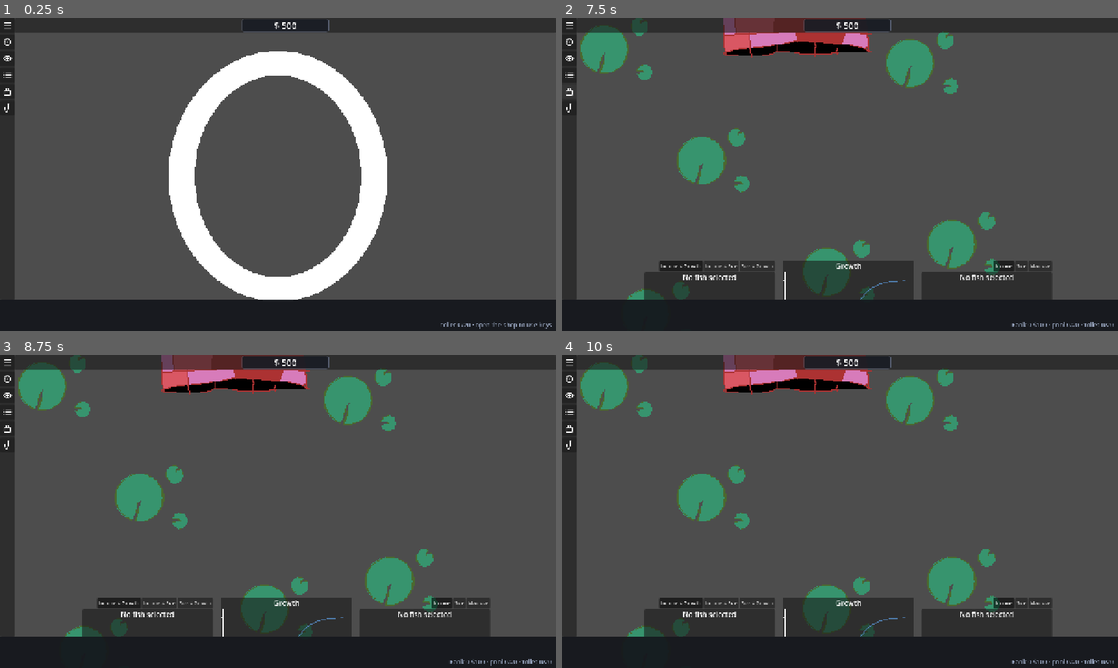
Above: before the commit, frames 1-4 (two rows, left to right).
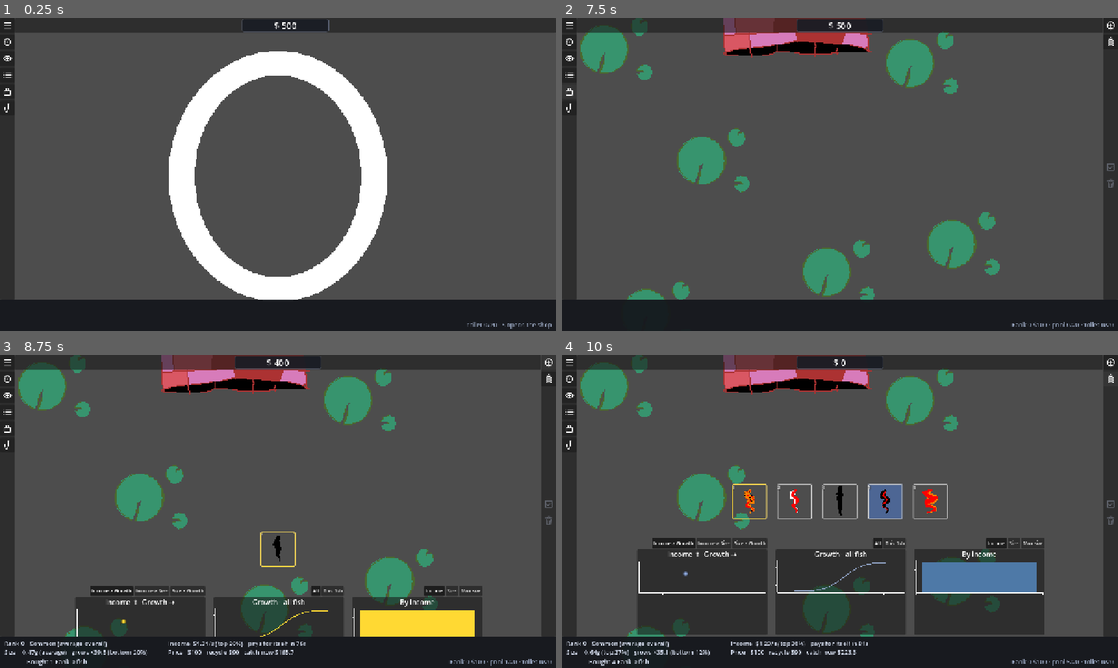
Above: after the commit, the same moments.

Repository: frnklnnlsn/koi-idle
Game: Godot game, scene res://game_parts/user_interface/scenes/main_UI.tscn
Two runs of this game, one before a commit and one after it. Both use one fixed random seed, a clock stepped at 60 frames per second and the inputs below.
Inputs (mouse positions are in pixels of both pictures, inside the frame that each line leads up to):
- Up to frame 1 (0.25 s): no input
- Up to frame 2 (7.5 s): click (567, 24) at 0.5 s; click (567, 108) at 1.25 s; click (567, 108) at 2 s; click (567, 43) at 2.75 s; click (567, 58) at 3.5 s; click (567, 74) at 4.25 s; click "Income" at 5 s; click "Size" at 5.75 s; click "Max size" at 6.5 s; click (567, 89) at 7.25 s
- Up to frame 3 (8.75 s): click (550, 361) at 8.02 s
- Up to frame 4 (10 s): click (840, 549) at 8.77 s; click (1112, 380) at 9.52 s

The runs differ from the first frame. In frame 1, 0.2% of the frame differs, in the area x 79-100%, y 97-100%; in frame 2, 10%; in frame 3, 8.3%; in frame 4, 19%, in the area x 0-100%, y 0-100%.

Commit message:
Shop right bar: buy buttons, keep/trash lights, card drag, S key
- Right-hand bar (mirrors the left sidebar), shown only while the shop is
  open: Buy and Buy max buttons at the top, Keep and Trash indicator
  lights in the middle.
- Cards can be dragged: up out of the card row keeps the fish, down
  recycles it, the row itself is neutral. The lights (and the dragged
  copy's border) go green / red while over a zone; dropping acts, the
  result shows in the terminal. A short press is still a click.
- S opens / closes the shop from anywhere (CommandLine.global_keys).

Co-Authored-By: Claude Opus 5.5 <noreply@anthropic.com>
Claude-Session: https://claude.ai/code/session_01Cx3ba4Bfd3JXrRR7b6ZjYY

Diff:
--- a/koi-idle-godot/game_parts/user_interface/scenes/main_UI.tscn
+++ b/koi-idle-godot/game_parts/user_interface/scenes/main_UI.tscn
@@ -18,6 +18,10 @@
 [ext_resource type="Texture2D" path="res://art/ui_icons/list.png" id="16_ic_list"]
 [ext_resource type="Texture2D" path="res://art/ui_icons/shop.png" id="17_ic_shop"]
 [ext_resource type="Texture2D" path="res://art/ui_icons/fishing.png" id="18_ic_fish"]
+[ext_resource type="Texture2D" path="res://art/ui_icons/buy.png" id="19_ic_buy"]
+[ext_resource type="Texture2D" path="res://art/ui_icons/buy_max.png" id="20_ic_buymax"]
+[ext_resource type="Texture2D" path="res://art/ui_icons/keep.png" id="21_ic_keep"]
+[ext_resource type="Texture2D" path="res://art/ui_icons/trash.png" id="22_ic_trash"]
 
 [sub_resource type="StyleBoxFlat" id="StyleBoxFlat_money"]
 content_margin_left = 8.0
@@ -214,6 +218,67 @@
 icon = ExtResource("18_ic_fish")
 icon_alignment = 1
 
+[node name="ShopBar" type="PanelContainer" parent="."]
+unique_name_in_owner = true
+visible = false
+custom_minimum_size = Vector2(34, 0)
+layout_mode = 1
+anchors_preset = 11
+anchor_left = 1.0
+anchor_right = 1.0
+anchor_bottom = 1.0
+offset_left = -34.0
+grow_horizontal = 0
+grow_vertical = 2
+
+[node name="Items" type="VBoxContainer" parent="ShopBar"]
+layout_mode = 2
+theme_override_constants/separation = 4
+
+[node name="BuyButton" type="Button" parent="ShopBar/Items"]
+unique_name_in_owner = true
+custom_minimum_size = Vector2(34, 34)
+layout_mode = 2
+tooltip_text = "Buy one fish of the current rank  (b)"
+focus_mode = 0
+icon = ExtResource("19_ic_buy")
+icon_alignment = 1
+
+[node name="BuyMaxButton" type="Button" parent="ShopBar/Items"]
+unique_name_in_owner = true
+custom_minimum_size = Vector2(34, 34)
+layout_mode = 2
+tooltip_text = "Fill the pool: buy as many as fit and you can afford  (B)"
+focus_mode = 0
+icon = ExtResource("20_ic_buymax")
+icon_alignment = 1
+
+[node name="TopGap" type="Control" parent="ShopBar/Items"]
+layout_mode = 2
+size_flags_vertical = 3
+mouse_filter = 2
+
+[node name="KeepLight" type="TextureRect" parent="ShopBar/Items"]
+unique_name_in_owner = true
+custom_minimum_size = Vector2(34, 34)
+layout_mode = 2
+tooltip_text = "Lights up while a card is dragged up to keep it"
+texture = ExtResource("21_ic_keep")
+stretch_mode = 3
+
+[node name="TrashLight" type="TextureRect" parent="ShopBar/Items"]
+unique_name_in_owner = true
+custom_minimum_size = Vector2(34, 34)
+layout_mode = 2
+tooltip_text = "Lights up while a card is dragged down to recycle it"
+texture = ExtResource("22_ic_trash")
+stretch_mode = 3
+
+[node name="BottomGap" type="Control" parent="ShopBar/Items"]
+layout_mode = 2
+size_flags_vertical = 3
+mouse_filter = 2
+
 [node name="CommandLine" parent="." instance=ExtResource("12_cmdl")]
 unique_name_in_owner = true
 layout_mode = 1
@@ -223,3 +288,5 @@
 [connection signal="pressed" from="Sidebar/Buttons/List" to="." method="_on_list_pressed"]
 [connection signal="pressed" from="Sidebar/Buttons/Shop" to="." method="_on_shop_pressed"]
 [connection signal="pressed" from="Sidebar/Buttons/GoFishing" to="." method="_on_go_fishing_pressed"]
+[connection signal="pressed" from="ShopBar/Items/BuyButton" to="." method="_on_buy_pressed"]
+[connection signal="pressed" from="ShopBar/Items/BuyMaxButton" to="." method="_on_buy_max_pressed"]
--- a/koi-idle-godot/game_parts/user_interface/scenes/main_ui.gd
+++ b/koi-idle-godot/game_parts/user_interface/scenes/main_ui.gd
@@ -12,12 +12,28 @@
 @onready var _main_column: VBoxContainer = $VBoxContainer
 ## Icon buttons down the left edge (menu, flush, view, list, shop, fishing).
 @onready var _sidebar: Control = %Sidebar
+## Shop-only bar down the right edge: buy buttons, keep / trash lights.
+@onready var _shop_bar: Control = %ShopBar
+@onready var _keep_light: TextureRect = %KeepLight
+@onready var _trash_light: TextureRect = %TrashLight
+
+## Light colours while a card is dragged into a zone; OFF otherwise.
+@export var keep_on := Color(0.3, 0.9, 0.4)
+@export var trash_on := Color(1.0, 0.3, 0.3)
+@export var light_off := Color(0.45, 0.47, 0.52, 0.7)
 
 # ── Lifecycle ─────────────────────────────────────────────────────────────────
 func _ready() -> void:
 	# Keys drive the shop while it's open.
 	command_line.target_provider = func(): return shop_ui if shop_ui.visible else null
 	command_line.resized.connect(_fit_above_terminal)
+	# S opens / closes the shop from anywhere.
+	command_line.global_keys["s"] = _on_shop_pressed
+	shop_ui.visibility_changed.connect(_on_shop_visibility)
+	shop_ui.drag_zone_changed.connect(_on_drag_zone)
+	shop_ui.action_message.connect(command_line.say)
+	_on_shop_visibility()
+	_on_drag_zone("")
 	_fit_above_terminal()
 
 
@@ -27,7 +43,27 @@
 	var h := command_line.size.y if command_line.visible else 0.0
 	_main_column.offset_bottom = -h
 	_sidebar.offset_bottom = -h
+	_shop_bar.offset_bottom = -h
 	_main_column.offset_left = _sidebar.size.x
+	_main_column.offset_right = -_shop_bar.size.x if _shop_bar.visible else 0.0
+
+
+func _on_shop_visibility() -> void:
+	_shop_bar.visible = shop_ui.visible
+	_fit_above_terminal()
+
+
+func _on_drag_zone(zone: String) -> void:
+	_keep_light.modulate = keep_on if zone == "keep" else light_off
+	_trash_light.modulate = trash_on if zone == "trash" else light_off
+
+
+func _on_buy_pressed() -> void:
+	command_line.say(shop_ui.buy_one())
+
+
+func _on_buy_max_pressed() -> void:
+	command_line.say(shop_ui.fill_pool())
 
 
 func _process(_delta: float) -> void:
--- a/koi-idle-godot/game_parts/user_interface/scripts/command_line.gd
+++ b/koi-idle-godot/game_parts/user_interface/scripts/command_line.gd
@@ -24,6 +24,10 @@
 ## Returns the node keys should go to, or null when nothing takes keys.
 var target_provider: Callable
 
+## Keys that work everywhere, even with no screen taking keys: key name ->
+## Callable (e.g. "s" opens / closes the shop). Checked before anything else.
+var global_keys := {}
+
 ## Look of the fish info lines.
 @export var info_font_size := 14
 @export var info_color := Color(0.85, 0.88, 0.95)
@@ -45,7 +49,7 @@
 func _process(_delta: float) -> void:
 	var target = _target()
 	_status.text = target.command_status() if target \
-		else "toilet %d/%d · open the shop to use keys" % [FishHandler.work_count(), FishHandler.capacity]
+		else "toilet %d/%d · S opens the shop" % [FishHandler.work_count(), FishHandler.capacity]
 	_set_info(target.command_info() if target and target.has_method("command_info") else "")
 
 
@@ -71,10 +75,15 @@
 	# Holding a key only repeats movement.
 	if k.echo and k.keycode not in [KEY_H, KEY_L, KEY_LEFT, KEY_RIGHT]:
 		return
+	var key := VimKeys.key_name(k)
+	# Only when nothing is half typed, so "3s" style input can't misfire.
+	if key in global_keys and _keys.pending() == "" and not k.echo:
+		get_viewport().set_input_as_handled()
+		global_keys[key].call()
+		return
 	var target = _target()
 	if target == null:
 		return
-	var key := VimKeys.key_name(k)
 	if key == "" or key == "enter":
 		return
 	get_viewport().set_input_as_handled()
@@ -140,6 +149,12 @@
 	_message.text = text
 
 
+## Show a message from outside the keys (mouse buttons, card drags).
+func say(text: String) -> void:
+	if text != "":
+		_say(text)
+
+
 func _target():
 	if not target_provider.is_valid():
 		return null
--- a/koi-idle-godot/game_parts/user_interface/scripts/fish_card.gd
+++ b/koi-idle-godot/game_parts/user_interface/scripts/fish_card.gd
@@ -3,7 +3,20 @@
 signal hovered(fish_resource:fish_conf)
 signal unhovered(fish_resource:fish_conf)
 signal selected_deselected(fish_resource:fish_conf)
+## Mouse drag of this card (the shop decides what it means: up = keep,
+## down = trash). Positions are global mouse positions.
+signal drag_started(card: Control, mouse: Vector2)
+signal drag_moved(card: Control, mouse: Vector2)
+signal drag_ended(card: Control, mouse: Vector2)
 var fish_resource:fish_conf
+
+## Pixels the mouse must move with the button held before it counts as a drag
+## rather than a click.
+const DRAG_THRESHOLD := 8.0
+var _press_pos := Vector2.ZERO
+var _pressing := false
+var dragging := false
+var _just_dragged := false
 
 var focused:bool = false
 ## True while the keyboard cursor is on this card.
@@ -15,8 +28,34 @@
 func _ready() -> void:
 	# See-through fish viewport, so the card's rarity colour shows behind it.
 	$SubViewportContainer/FishViewport.transparent_bg = true
+	$card_button.gui_input.connect(_on_button_input)
 	if fish_resource:
 		_apply_rarity()
+
+
+## The fish picture, for drawing a copy of the card while it's dragged.
+func fish_texture() -> Texture2D:
+	return $SubViewportContainer/FishViewport.get_texture()
+
+
+func _on_button_input(event: InputEvent) -> void:
+	if event is InputEventMouseButton and event.button_index == MOUSE_BUTTON_LEFT:
+		if event.pressed:
+			_pressing = true
+			_press_pos = event.global_position
+		else:
+			_pressing = false
+			if dragging:
+				dragging = false
+				_just_dragged = true   # so this release isn't also a click...
+				set_deferred("_just_dragged", false)   # ...but only this one
+				drag_ended.emit(self, event.global_position)
+	elif event is InputEventMouseMotion and _pressing:
+		if not dragging and event.global_position.distance_to(_press_pos) > DRAG_THRESHOLD:
+			dragging = true
+			drag_started.emit(self, event.global_position)
+		if dragging:
+			drag_moved.emit(self, event.global_position)
 
 
 ## Background colour by the fish's combined rarity across all three stats
@@ -40,6 +79,9 @@
 	move_child(bg, 0)   # behind the fish and the button
 
 func _on_card_button_pressed():
+	if _just_dragged:
+		_just_dragged = false
+		return
 
 	#print(self.has_theme_stylebox("normal"))
 	if focused == false:
--- a/koi-idle-godot/game_parts/user_interface/scripts/shop_ui.gd
+++ b/koi-idle-godot/game_parts/user_interface/scripts/shop_ui.gd
@@ -5,6 +5,14 @@
 extends Control
 
 signal sell(fish_resource_array: Array)
+## While a card is dragged: "keep" (above the card row), "trash" (below it)
+## or "" (over the row, or not dragging). The right bar's lights follow this.
+signal drag_zone_changed(zone: String)
+## A message for the terminal from a mouse action (drag, buttons).
+signal action_message(text: String)
+
+const KEEP_COLOR := Color(0.3, 0.9, 0.4)
+const TRASH_COLOR := Color(1.0, 0.3, 0.3)
 
 @onready var fish_card_hbox:    HBoxContainer = %fish_card_hbox
 ## Empty space above the cards, sized so the cards' bottom edge sits on the
@@ -24,6 +32,12 @@
 var _cursor := 0
 ## The fish whose details the terminal shows (hovered, else selected).
 var _shown_fish: fish_conf = null
+## Card drag: the copy that follows the mouse, and where it is.
+var _ghost: Panel
+var _ghost_style: StyleBoxFlat
+var _drag_card: Control
+var _drag_offset := Vector2.ZERO
+var _zone := ""
 # --- Lifecycle ---
 
 func _ready() -> void:
@@ -67,6 +81,9 @@
 		card.hovered.connect(_on_card_hovered)
 		card.unhovered.connect(_on_card_unhovered)
 		card.selected_deselected.connect(_on_card_selected)
+		card.drag_started.connect(_on_drag_started)
+		card.drag_moved.connect(_on_drag_moved)
+		card.drag_ended.connect(_on_drag_ended)
 		_renumber()
 		# Cards arrive one by one; stop if the scene was reloaded meanwhile
 		# (Apply / new save), or we'd keep working on a freed shop.
@@ -104,6 +121,93 @@
 func _on_bar_clicked(fish: fish_conf, _i) -> void:
 	selected_fish = fish
 	_on_card_hovered(fish)
+
+
+# --- Card drag: up to keep, down to trash ------------------------------------
+
+func _on_drag_started(card: Control, mouse: Vector2) -> void:
+	_drag_card = card
+	if _ghost == null:
+		_ghost_style = StyleBoxFlat.new()
+		_ghost_style.bg_color = Color(0.1, 0.12, 0.16, 0.85)
+		_ghost_style.set_border_width_all(2)
+		_ghost_style.set_corner_radius_all(4)
+		_ghost = Panel.new()
+		_ghost.top_level = true
+		_ghost.z_index = 10
+		_ghost.mouse_filter = Control.MOUSE_FILTER_IGNORE
+		_ghost.add_theme_stylebox_override("panel", _ghost_style)
+		var pic := TextureRect.new()
+		pic.name = "Fish"
+		pic.mouse_filter = Control.MOUSE_FILTER_IGNORE
+		pic.expand_mode = TextureRect.EXPAND_IGNORE_SIZE
+		pic.stretch_mode = TextureRect.STRETCH_KEEP_ASPECT_CENTERED
+		pic.set_anchors_and_offsets_preset(Control.PRESET_FULL_RECT)
+		_ghost.add_child(pic)
+		add_child(_ghost)
+	var rect: Rect2 = card.get_global_rect()
+	_ghost.size = rect.size
+	_drag_offset = rect.position - mouse
+	(_ghost.get_node("Fish") as TextureRect).texture = card.fish_texture()
+	_ghost.visible = true
+	card.modulate.a = 0.3
+	_on_drag_moved(card, mouse)
+
+
+func _on_drag_moved(_card: Control, mouse: Vector2) -> void:
+	if _ghost == null:
+		return
+	_ghost.global_position = mouse + _drag_offset
+	_set_zone(drag_zone(mouse.y))
+
+
+## Which zone a drag at screen height `y` is in: the card row is neutral,
+## above it keeps, below it trashes.
+func drag_zone(y: float) -> String:
+	var row: Rect2 = fish_card_hbox.get_parent().get_global_rect()
+	if y < row.position.y:
+		return "keep"
+	if y > row.end.y:
+		return "trash"
+	return ""
+
+
+func _set_zone(zone: String) -> void:
+	_ghost_style.border_color = {"keep": KEEP_COLOR, "trash": TRASH_COLOR}.get(zone, Color(1, 1, 1, 0.4))
+	if zone != _zone:
+		_zone = zone
+		drag_zone_changed.emit(zone)
+
+
+func _on_drag_ended(card: Control, mouse: Vector2) -> void:
+	var zone := drag_zone(mouse.y)
+	if _ghost:
+		_ghost.visible = false
+	_set_zone("")
+	_drag_card = null
+	if is_instance_valid(card):
+		card.modulate.a = 1.0
+	var fish: fish_conf = card.fish_resource
+	if fish == null:
+		return
+	if zone == "keep":
+		_drop_message(run_command({"cmd": "keep", "fish": [fish]}))
+	elif zone == "trash":
+		_drop_message(run_command({"cmd": "recycle", "fish": [fish]}))
+
+
+## Mouse actions report in the terminal like key commands do.
+func _drop_message(text: String) -> void:
+	action_message.emit(text)
+
+
+## Buttons on the right bar. Each returns the message for the terminal.
+func buy_one() -> String:
+	return run_command({"cmd": "buy", "count": 1})
+
+
+func fill_pool() -> String:
+	return run_command({"cmd": "fill"})
 
 
 # --- Transactions ---
@@ -251,6 +355,8 @@
 func _pick(cmd: Dictionary, cards: Array) -> Array:
 	if cards.is_empty():
 		return []
+	if cmd.has("fish"):   # specific fish (a dragged card)
+		return cards.filter(func(c): return c.fish_resource in cmd["fish"])
 	if cmd.get("all", false):
 		return cards
 	if cmd.has("from"):
--- a/koi-idle-godot/scripts/input/vim_keys.gd
+++ b/koi-idle-godot/scripts/input/vim_keys.gd
@@ -15,6 +15,8 @@
 #   .             repeat the last keep / recycle / buy
 #   :             command line (see parse_ex)
 #   Esc           cancel what you've typed
+#   s             open / close the shop (handled by the command line, works
+#                 everywhere; see CommandLine.global_keys)
 class_name VimKeys
 extends RefCounted
 
Binary file added: koi-idle-godot/art/ui_icons/buy.png
Not shown, added: koi-idle-godot/art/ui_icons/buy.png.import
Binary file added: koi-idle-godot/art/ui_icons/buy_max.png
Not shown, added: koi-idle-godot/art/ui_icons/buy_max.png.import
Binary file added: koi-idle-godot/art/ui_icons/keep.png
Not shown, added: koi-idle-godot/art/ui_icons/keep.png.import
Binary file added: koi-idle-godot/art/ui_icons/trash.png
Not shown, added: koi-idle-godot/art/ui_icons/trash.png.import
